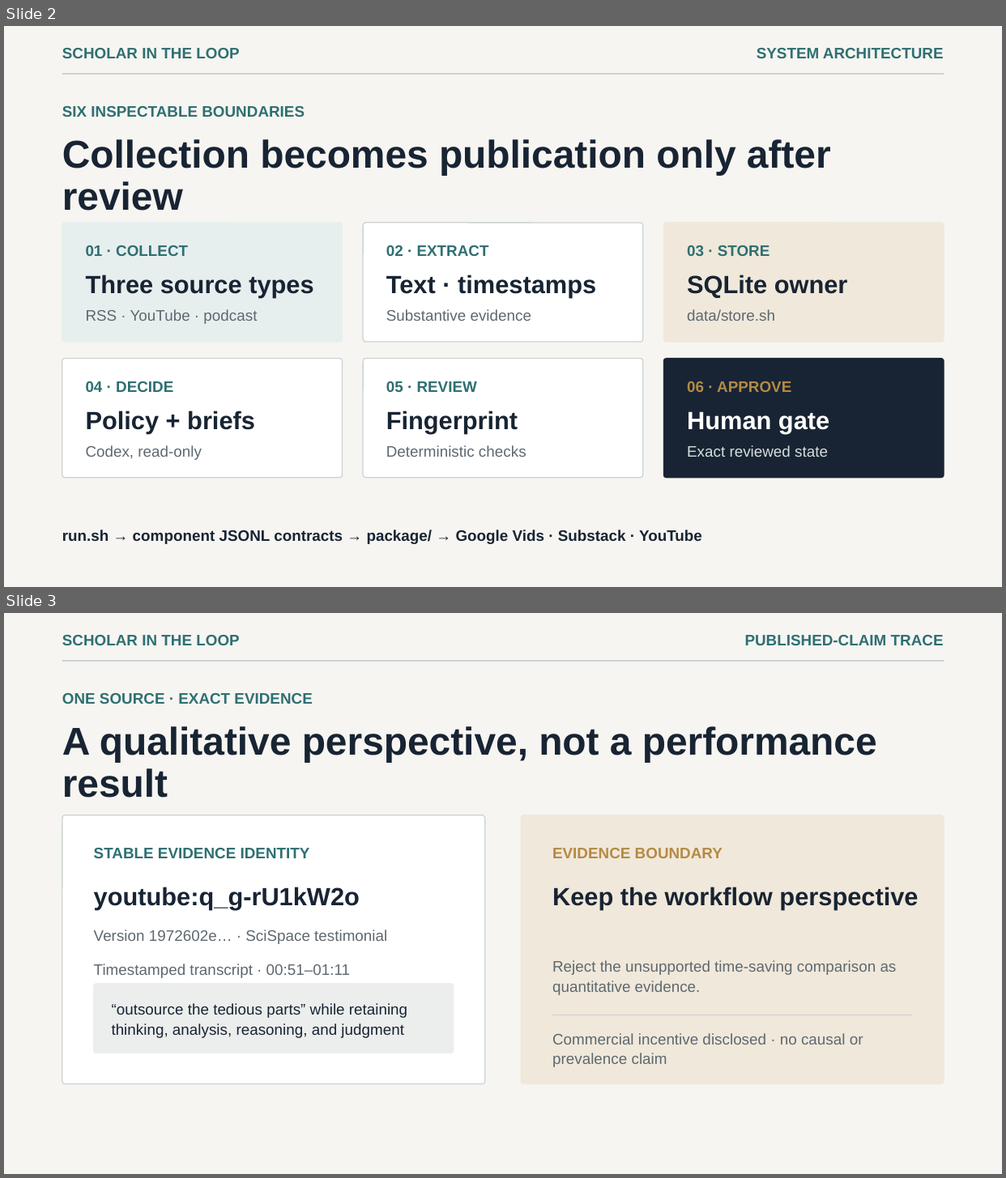
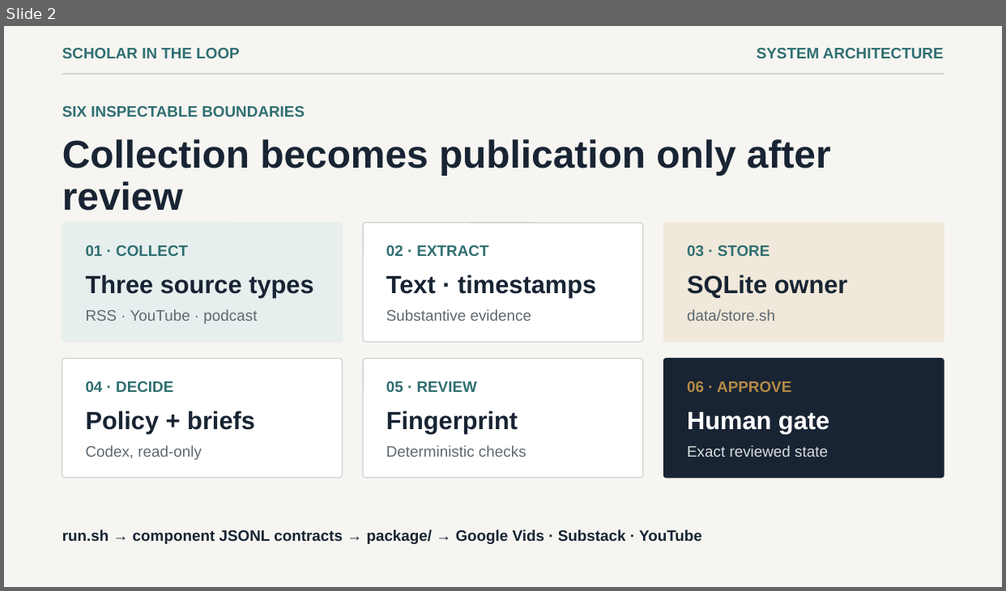
Before and after one commit to Zhekai-Li/ps04, a slide deck: runs/live-20261010T142614Z-b7aaa14e/package/technical_demo/technical-demo-human-recording.pptx. Shown one above the other, each under a label of ours: slides 2 and 3 before the commit, slide 2 after it. The pictures are 1006x1178 and 1006x591 pixels, drawn with LibreOffice and Linux fonts; fonts in the diff are those of the drawing. Boxes give left, top, right and bottom in pixels: in the first picture for what was removed or moved away, otherwise in the second. Text is boxed around its words. In the diff, an @@ line names an element or a change of style, - is before the commit and + after.

```diff
--- a/runs/live-20261010T142614Z-b7aaa14e/package/technical_demo/technical-demo-human-recording.pptx
+++ b/runs/live-20261010T142614Z-b7aaa14e/package/technical_demo/technical-demo-human-recording.pptx
@@ slide 3 removed at (4,613,1002,1174), background #F6F5F1 @@
@@ text removed at (62,635,239,645) @@
-SCHOLAR IN THE LOOP
@@ text removed at (745,635,944,645) @@
-PUBLISHED-CLAIM TRACE
@@ rectangle removed at (62,660,943,661) @@
@@ text removed at (62,693,312,704) @@
-ONE SOURCE · EXACT EVIDENCE
@@ text removed at (62,726,877,798) @@
-A qualitative perspective, not a performance result
@@ rounded rectangle removed at (62,815,485,1084) @@
@@ rounded rectangle removed at (521,815,944,1084) @@
@@ text removed at (94,848,310,858) @@
-STABLE EVIDENCE IDENTITY
@@ text removed at (552,848,722,858) @@
-EVIDENCE BOUNDARY
@@ text removed at (94,887,360,910) @@
-youtube:q_g-rU1kW2o
@@ text removed at (552,887,918,910) @@
-Keep the workflow perspective
@@ text removed at (94,930,387,978) @@
-Version 1972602e… · SciSpace testimonial
-Timestamped transcript · 00:51–01:11
@@ text removed at (552,960,897,995) @@
-Reject the unsupported time-saving comparison as quantitative evidence.
@@ rounded rectangle removed at (94,984,453,1054) @@
@@ text removed at (112,1003,407,1038) @@
-“outsource the tedious parts” while retaining thinking, analysis, reasoning, and judgment
@@ line removed from (553, 1015) to (912, 1015) @@
@@ text removed at (552,1033,863,1067) @@
-Commercial incentive disclosed · no causal or prevalence claim
```
Also in this commit, not shown: 3 slides added, 2 other slides removed, 1 other file.
